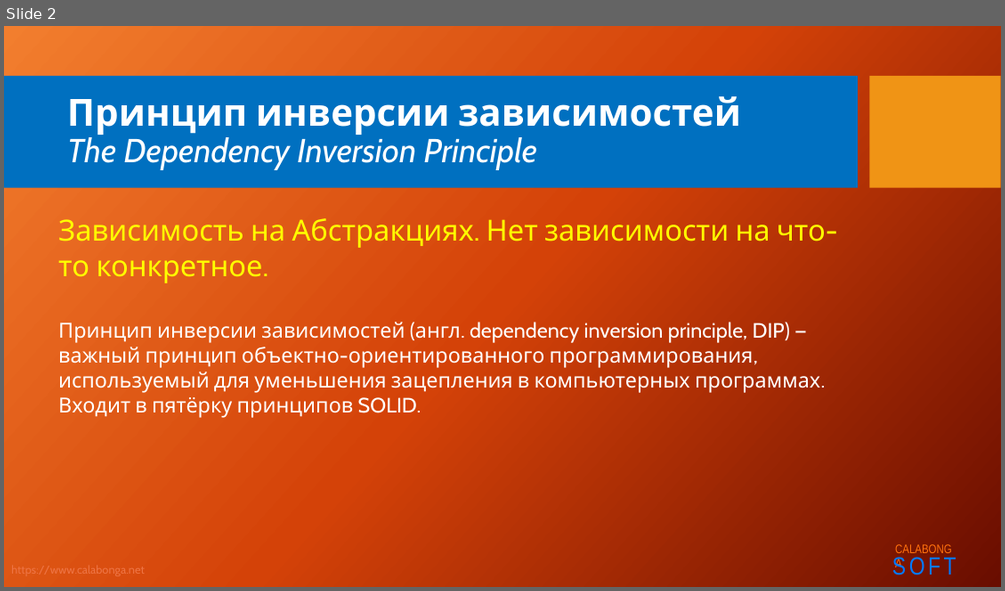
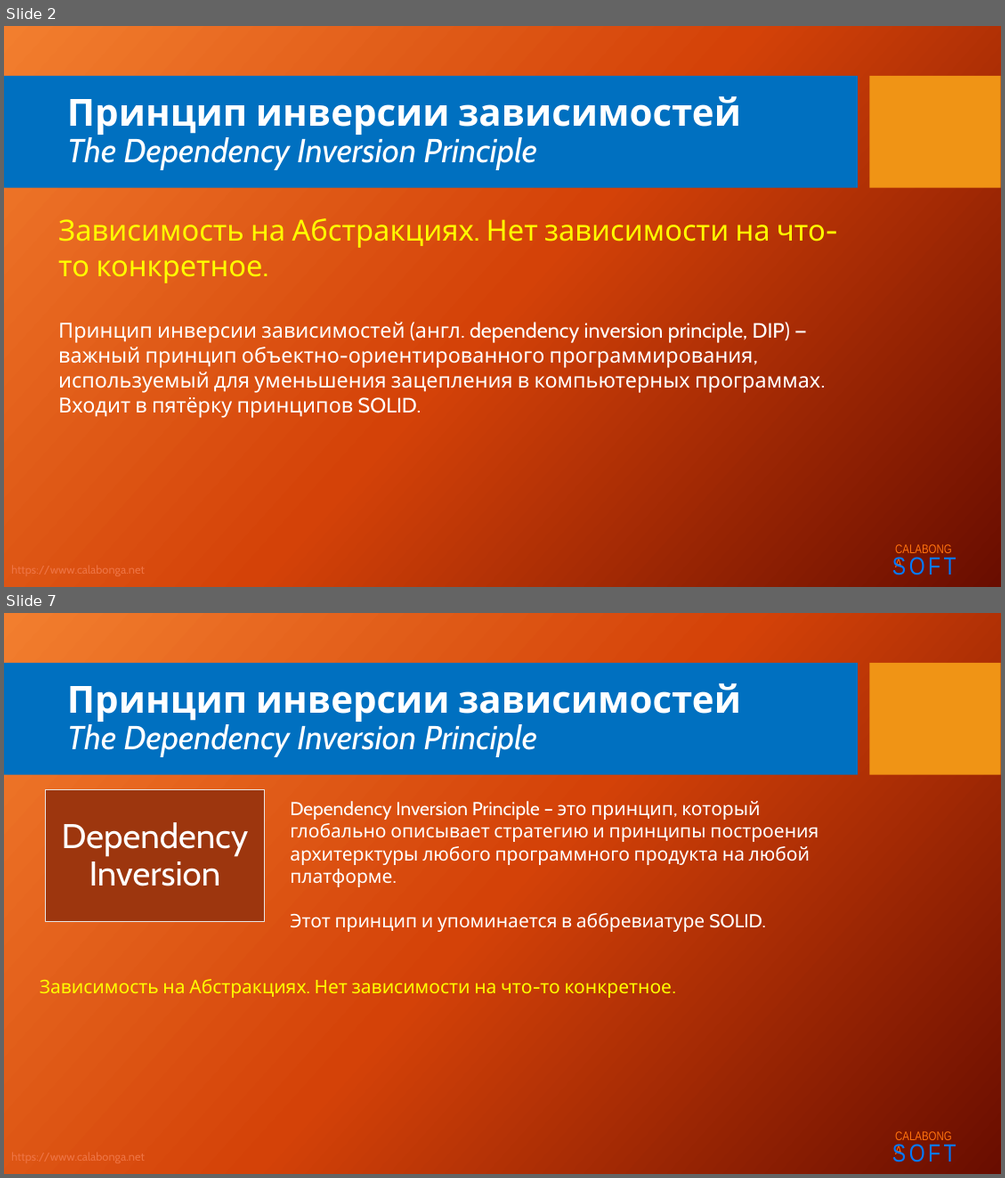
Before and after one commit to Calabonga/SOLID, a slide deck: Powerpoint/5.SOLID_D.pptx. Shown one above the other, each under a label of ours: slide 2 before the commit, slides 2 and 7 after it; the slides between them are not shown. The pictures are 1005x591 and 1005x1178 pixels, drawn with LibreOffice and Linux fonts; fonts in the diff are those of the drawing; background and template pictures are left out. Boxes give left, top, right and bottom in pixels: in the first picture for what was removed or moved away, otherwise in the second. Text is boxed around its words. In the diff, an @@ line names an element or a change of style, - is before the commit and + after.

```diff
--- a/Powerpoint/5.SOLID_D.pptx
+++ b/Powerpoint/5.SOLID_D.pptx
@@ slide 7 added at (x1=4, y1=613, x2=1001, y2=1174), background picture (left out); not listed: 5 template elements that a slide beside it also shows @@
@@ title added at (x1=67, y1=683, x2=741, y2=757), 32 pt, text #FFFFFF, italic @@
+Принцип инверсии зависимостей
+The Dependency Inversion Principle
@@ rectangle added at (x1=45, y1=790, x2=264, y2=922), fill #9D360E, outline #E7E6E6 1 pt @@
@@ text added at (x1=62, y1=822, x2=249, y2=886), 33 pt, text #FFFFFF @@
+Dependency Inversion
@@ text added at (x1=290, y1=801, x2=818, y2=932), 18 pt, text #FFFFFF @@
+Dependency Inversion Principle – это принцип, который глобально описывает стратегию и принципы построения архитерктуры любого программного продукта на любой платформе.
+Этот принцип и упоминается в аббревиатуре SOLID.
@@ text added at (x1=40, y1=979, x2=672, y2=997), 18 pt, text #FFFF00 @@
+Зависимость на Абстракциях. Нет зависимости на что-то конкретное.
```
Also in this commit, not shown: 8 other slides added.
